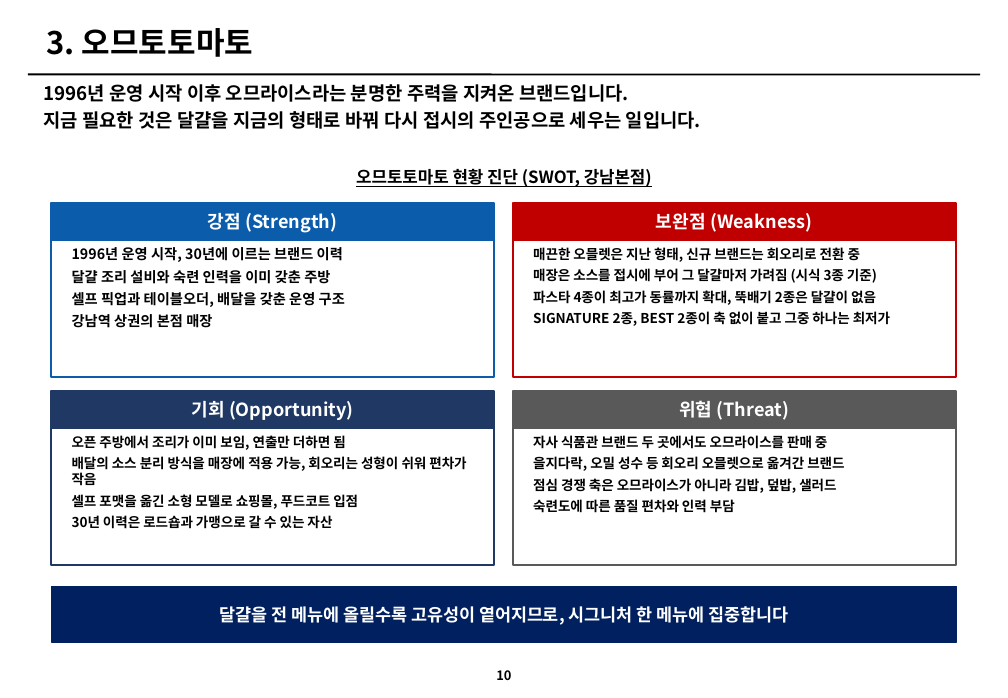
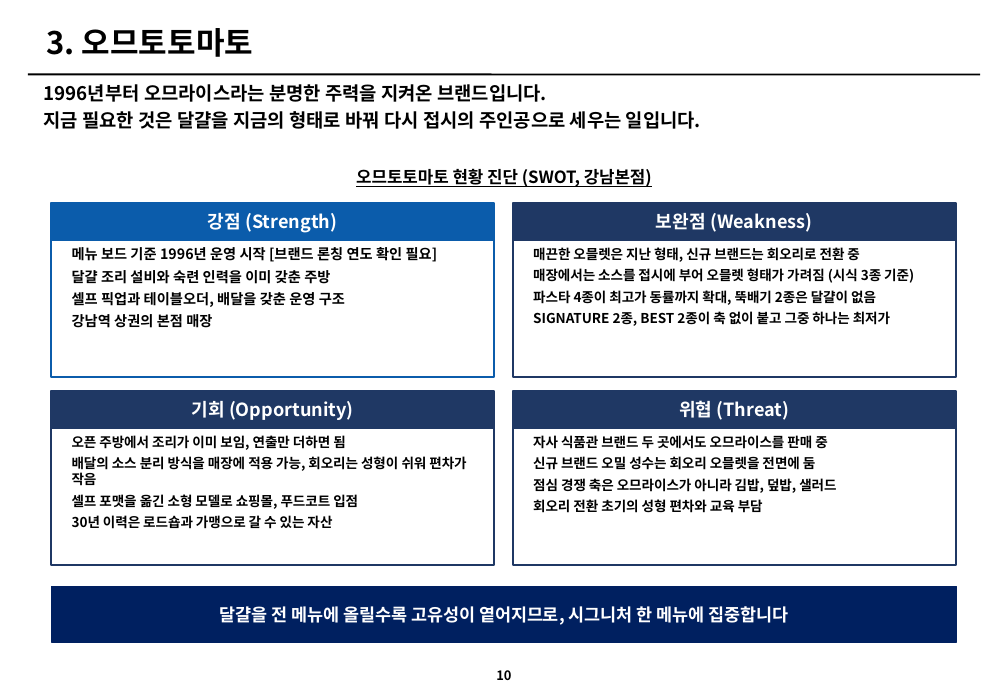
Before and after one commit to grandnim-wq/Claude, a slide deck: slide 10 of 아모제_3개브랜드_개선전략_v3.pptx. Drawn at 1008x698 pixels with LibreOffice and Linux fonts; fonts in the diff are those of the drawing. Boxes give left, top, right and bottom in pixels: in the first picture for what was removed or moved away, otherwise in the second. Text is boxed around its words. In the diff, an @@ line names an element or a change of style, - is before the commit and + after.

```diff
--- a/아모제_3개브랜드_개선전략_v3.pptx
+++ b/아모제_3개브랜드_개선전략_v3.pptx
@@ text at [44,84,547,102]: text changed @@
-1996년 운영 시작 이후 오므라이스라는 분명한 주력을 지켜온 브랜드입니다.
+1996년부터 오므라이스라는 분명한 주력을 지켜온 브랜드입니다.
@@ rectangle at [513,203,956,240]: fill #C00000 to #1F3864; outline #C00000 1.5 pt to #1F3864 1.5 pt @@
@@ text at [72,247,438,262]: text changed @@
-1996년 운영 시작, 30년에 이르는 브랜드 이력
+메뉴 보드 기준 1996년 운영 시작 [브랜드 론칭 연도 확인 필요]
@@ rectangle at [513,240,956,377]: outline #C00000 1.5 pt to #1F3864 1.5 pt @@
@@ text at [533,268,914,283]: text changed @@
-매장은 소스를 접시에 부어 그 달걀마저 가려짐 (시식 3종 기준)
+매장에서는 소스를 접시에 부어 오믈렛 형태가 가려짐 (시식 3종 기준)
@@ rectangle at [513,391,956,428]: fill #595959 to #1F3864; outline #595959 1.5 pt to #1F3864 1.5 pt @@
@@ rectangle at [513,428,956,565]: outline #595959 1.5 pt to #1F3864 1.5 pt @@
@@ text at [533,435,836,493]: text changed @@
-숙련도에 따른 품질 편차와 인력 부담
+회오리 전환 초기의 성형 편차와 교육 부담
@@ text at [533,455,815,473]: text changed @@
-을지다락, 오밀 성수 등 회오리 오믈렛으로 옮겨간 브랜드
+신규 브랜드 오밀 성수는 회오리 오믈렛을 전면에 둠
```
Also in this commit, not shown: 16 other slides changed, 1 slide added, 4 other files.
